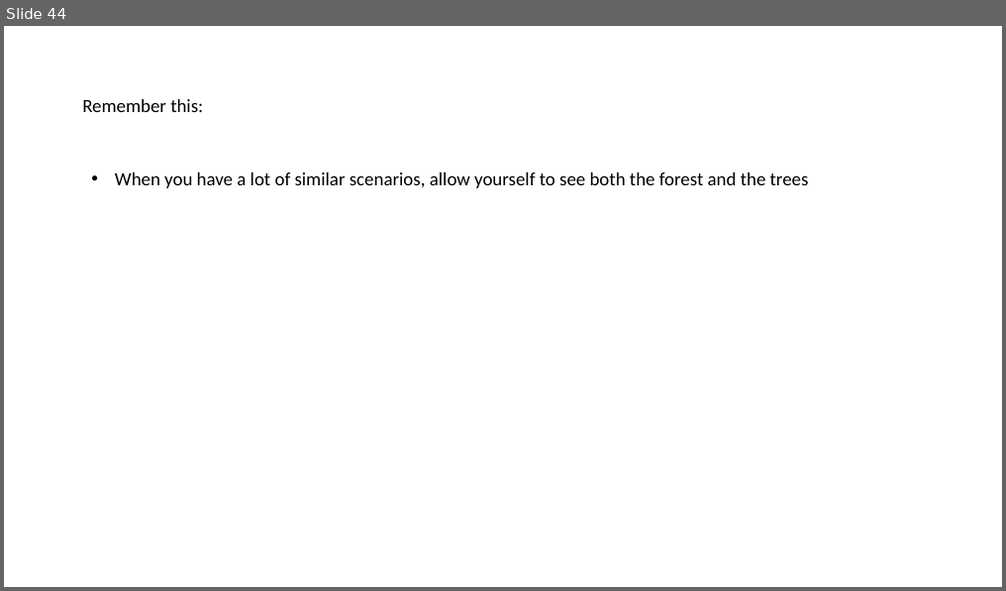
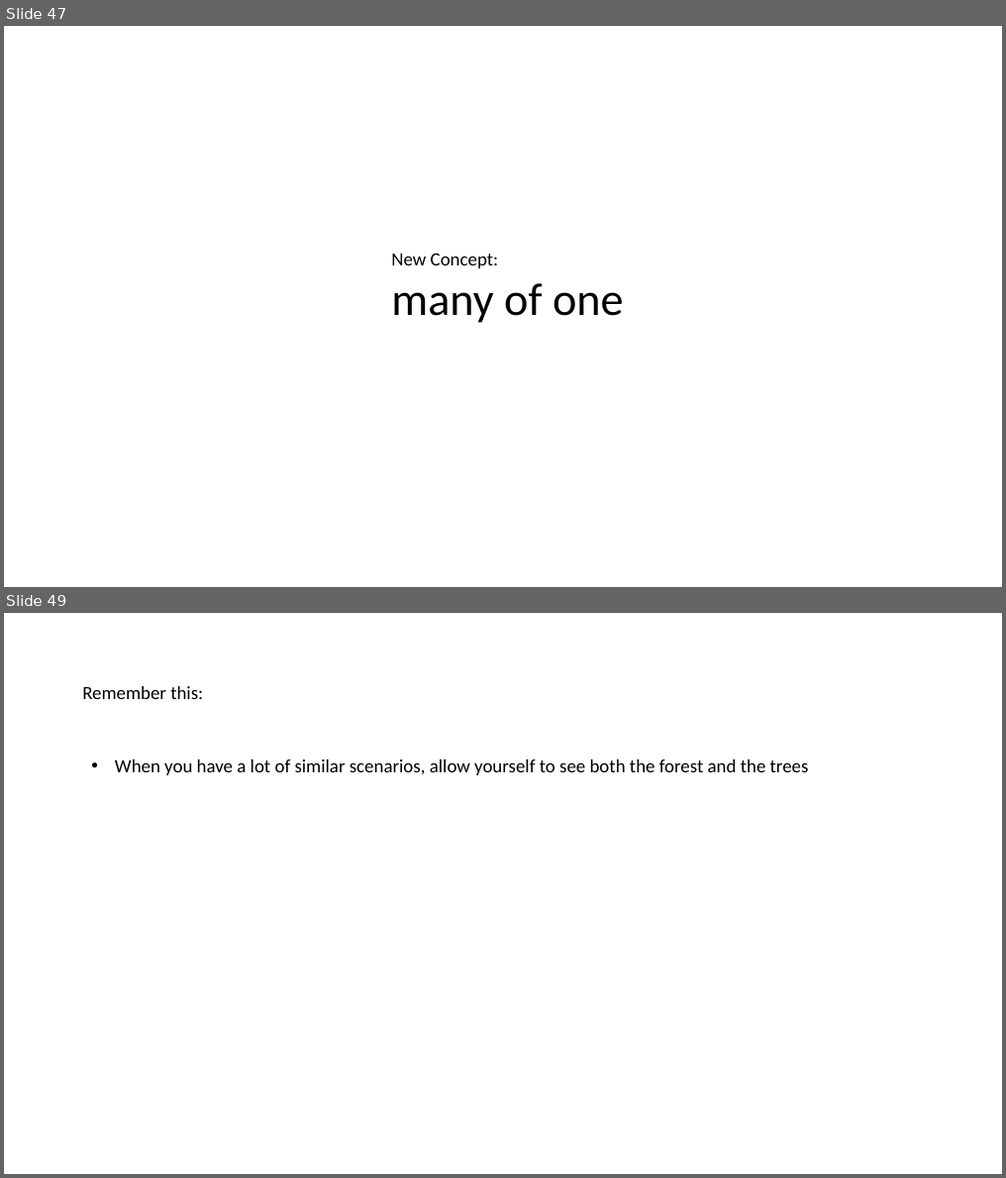
Before and after one commit to LearnWithLlew/TestingBetterWithApprovals.Slides, a slide deck: slides/Testing Better with Approvals.pptx. Shown one above the other, each under a label of ours: slide 44 before the commit, slides 47 and 49 after it; the slides between them are not shown. The pictures are 1006x591 and 1006x1178 pixels, drawn with LibreOffice and Linux fonts; fonts in the diff are those of the drawing. Boxes give left, top, right and bottom in pixels: in the first picture for what was removed or moved away, otherwise in the second. Text is boxed around its words. In the diff, an @@ line names an element or a change of style, - is before the commit and + after.

```diff
--- a/slides/Testing Better with Approvals.pptx
+++ b/slides/Testing Better with Approvals.pptx
@@ slide 47 added at [4, 26, 1002, 587], background #FFFFFF @@
@@ text added at [391, 253, 624, 323], 18 pt, text #000000 @@
+New Concept:
+many of one
@@ what was slide 44 is now slide 49 @@
```
Also in this commit, not shown: 15 other slides added, 1 slide removed.
